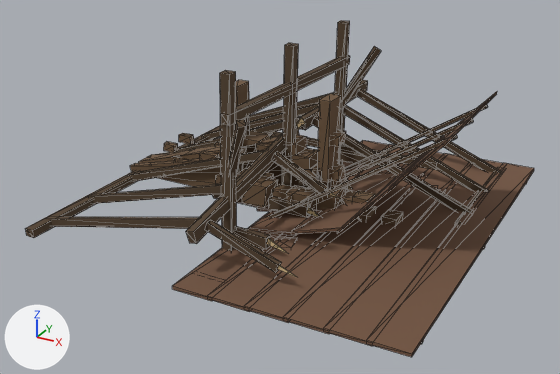
An edit to the glTF model assets/architecture/farm/SM_Farm_Ruins.glb, drawn before and after from the same camera.
Camera for both pictures: a 50 mm lens placed at (5.92, -11.0, 5.78), pointed at (0.16, -0.52, 0.54). Arrows for +X, +Y and +Z are at lower left; the lights stay in place. The older version comes first. Mesh edges are drawn as thin lines. Vertices at exactly the same position are counted once.

Script lines for the objects in view, before the commit:
```python
me_sm_farm_gablebreak = bpy.data.meshes.new('SM_Farm_GableBreak')
me_sm_farm_gablebreak.from_pydata(...)  # 206 vertices, 328 faces; spans x -3.21..2.11, y -0.34..0.34, z 0.0..1.25
me_sm_farm_gablebreak.materials.append(mat_mat_farm_stone)  # brown #6e563e
me_sm_farm_jamb_door = bpy.data.meshes.new('SM_Farm_Jamb_Door')
me_sm_farm_jamb_door.from_pydata(...)  # 72 vertices, 108 faces; spans x -1.13..1.13, y -0.42..0.1, z 0.0..2.1
me_sm_farm_jamb_door.materials.append(mat_mat_farm_stone)  # brown #6e563e
me_sm_farm_truss = bpy.data.meshes.new('SM_Farm_Truss')
me_sm_farm_truss.from_pydata(...)  # 148 vertices, 212 faces; spans x -3.08..3.08, y -3.15..3.35, z 0.0..1.43
# faces by material slot: [192, 20]
me_sm_farm_truss.materials.append(mat_mat_farm_wood)  # brown #54422f
me_sm_farm_truss.materials.append(mat_mat_farm_brokenwood)  # brown #b89e75
ob_sm_farm_gablebreak = bpy.data.objects.new('SM_Farm_GableBreak', me_sm_farm_gablebreak)
ob_sm_farm_gablebreak.location = (0.0, 0.0, 0.0)
ob_sm_farm_jamb_door = bpy.data.objects.new('SM_Farm_Jamb_Door', me_sm_farm_jamb_door)
ob_sm_farm_jamb_door.location = (0.0, 0.0, 0.0)
ob_sm_farm_truss = bpy.data.objects.new('SM_Farm_Truss', me_sm_farm_truss)
ob_sm_farm_truss.location = (0.0, 0.0, 0.0)
# also in view: 'SM_Farm_Rubble_Wall' at (-0.07, 0.0, 0.31); 'SM_Farm_RoofPan_Intact' at (1.77, 0.0, 0.07); 'SM_Farm_WallStub_East' at (-0.08, 0.02, 0.57); 'SM_Farm_RoofPan_Fallen' at (1.58, 0.02, 1.08); 'SM_Farm_JoistStubs' at (0.59, -0.02, 0.2)
```
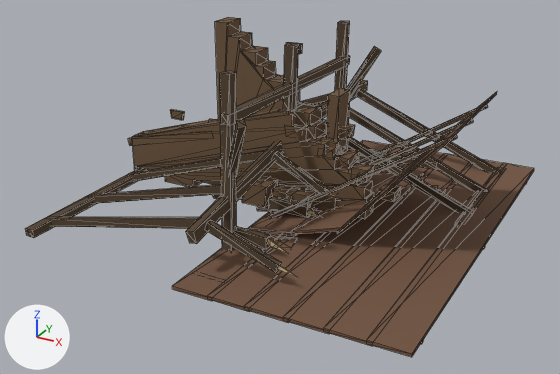
Boxes (x1, y1, x2, y2) around the edits, measured in the pictures (560 x 374 px; the box of a moved part takes in the faces that stretch with it):
'SM_Farm_GableBreak', reshaped (19% taller): before (130, 133, 403, 226); after (128, 108, 401, 219)
'SM_Farm_WallBreak_North', added (brown): after (215, 17, 359, 169)
'SM_Farm_Jamb_Door', reshaped: before (236, 80, 346, 207); after (327, 88, 355, 149)
part 1 of me_sm_farm_gablebreak, moved or reshaped: before (130, 159, 211, 171); after (128, 130, 213, 146)
part 2 of me_sm_farm_gablebreak, moved or reshaped (not visible afterwards): before (199, 150, 219, 160)
part 3 of me_sm_farm_gablebreak, moved or reshaped (not visible before): after (170, 109, 185, 120)
part 4 of me_sm_farm_gablebreak, moved or reshaped (not visible afterwards): before (216, 174, 221, 184)
part 5 of me_sm_farm_gablebreak, moved or reshaped: before (331, 180, 339, 188); after (325, 147, 339, 157)
part 6 of me_sm_farm_gablebreak, moved or reshaped: before (352, 191, 375, 211); after (352, 163, 374, 182)
part 7 of me_sm_farm_gablebreak, moved or reshaped: before (381, 210, 403, 226); after (379, 184, 401, 202)
part 8 of me_sm_farm_gablebreak, rebuilt (27% taller): before (139, 134, 376, 221); after (132, 108, 374, 219)
part 9 of me_sm_farm_gablebreak, deleted: before (164, 133, 270, 162)
part 10 of me_sm_farm_jamb_door, moved or reshaped (not visible afterwards): before (236, 80, 250, 173)
part 11 of me_sm_farm_jamb_door, moved or reshaped: before (317, 94, 341, 190); after (327, 88, 350, 149)
part 12 of me_sm_farm_jamb_door, moved or reshaped (not visible afterwards): before (330, 164, 345, 182)
part 13 of me_sm_farm_jamb_door, moved or reshaped: before (331, 130, 346, 146); after (340, 124, 355, 140)
part 14 of me_sm_farm_jamb_door, moved or reshaped (not visible afterwards): before (236, 197, 258, 207)

Diff of the bpy script that builds the scene:
```diff
--- a/assets/architecture/farm/SM_Farm_Ruins.glb.py
+++ b/assets/architecture/farm/SM_Farm_Ruins.glb.py
@@ me_sm_farm_gablebreak @@
-me_sm_farm_gablebreak.from_pydata(...)  # 206 vertices, 328 faces; spans x -3.21..2.11, y -0.34..0.34, z 0.0..1.25
+me_sm_farm_gablebreak.from_pydata(...)  # 180 vertices, 304 faces; spans x -3.21..2.11, y -0.34..0.03, z 0.0..1.8
+# me_sm_farm_gablebreak part 1: the loose piece of 8 vertices spanning x -3.21..-1.26, y -0.34..-0.18, z 0.06..0.69 is moved by (0.0, 0.0, 0.55)
+# me_sm_farm_gablebreak part 2: the loose piece of 8 vertices spanning x -1.62..-1.25, y -0.31..-0.19, z 0.57..0.76 is scaled about its middle by (0.831, 0.452, 0.863), then moved by (0.6, 0.25, 0.79)
+# me_sm_farm_gablebreak part 3: the loose piece of 8 vertices spanning x -2.81..-2.43, y -0.3..-0.18, z 0.07..0.29 is scaled about its middle by (0.808, 0.453, 0.743), then moved by (0.34, 0.24, 1.08)
+# me_sm_farm_gablebreak part 4: the loose piece of 8 vertices spanning x -1.3..-0.95, y -0.31..-0.18, z 0.19..0.38 is scaled about its middle by (0.759, 0.449, 0.794), then moved by (0.81, 0.25, 1.33)
+# me_sm_farm_gablebreak part 5: the loose piece of 8 vertices spanning x 0.74..1.03, y -0.24..0.06, z 0.57..0.74 is scaled about its middle by (1, 0.867, 1), then moved by (0.0, -0.1, 0.55)
+# me_sm_farm_gablebreak part 6: the loose piece of 8 vertices spanning x 1.33..1.63, y -0.23..0.08, z 0.29..0.5 is scaled about its middle by (1, 0.867, 1), then moved by (0.0, -0.1, 0.55)
+# me_sm_farm_gablebreak part 7: the loose piece of 8 vertices spanning x 1.84..2.11, y -0.16..0.17, z 0.06..0.23 is scaled about its middle by (1, 0.867, 1), then moved by (0.0, -0.18, 0.55)
+# me_sm_farm_gablebreak part 8: the loose piece of 46 vertices spanning x -3.1..1.63, y -0.2..0.2, z 0.0..1.25 is rebuilt with 76 vertices and now spans x -3.1..1.63, y -0.34..0.0, z 0.0..1.8
+# me_sm_farm_gablebreak part 9: 8 loose pieces with 64 vertices, spanning x -2.81..-0.18, y -0.31..0.31, z 0.07..1.13, are deleted
+# other edits to the shape of me_sm_farm_gablebreak do not show in these pictures
 me_sm_farm_gablebreak.materials.append(mat_mat_farm_stone)
@@ me_sm_farm_jamb_door @@
-me_sm_farm_jamb_door.from_pydata(...)  # 72 vertices, 108 faces; spans x -1.13..1.13, y -0.42..0.1, z 0.0..2.1
+me_sm_farm_jamb_door.from_pydata(...)  # 72 vertices, 108 faces; spans x -1.13..1.13, y -0.02..0.5, z 0.0..2.1
+# me_sm_farm_jamb_door part 10: the loose piece of 8 vertices spanning x -0.96..-0.76, y -0.34..0.04, z 0.0..2.1 is scaled about its middle by (1, 1.16, 1), then moved by (0.0, 0.35, 0.0)
+# me_sm_farm_jamb_door part 11: the loose piece of 8 vertices spanning x 0.76..0.96, y -0.34..0.04, z 0.0..2.1 is scaled about its middle by (1, 1.16, 1), then moved by (0.0, 0.35, 0.0)
+# me_sm_farm_jamb_door part 12: the loose piece of 8 vertices spanning x 0.79..1.13, y -0.26..-0.01, z 0.73..0.94 is moved by (0.0, 0.35, 0.0)
+# me_sm_farm_jamb_door part 13: the loose piece of 8 vertices spanning x 0.8..1.11, y -0.26..-0.01, z 1.35..1.54 is moved by (0.0, 0.35, 0.0)
+# me_sm_farm_jamb_door part 14: the loose piece of 8 vertices spanning x -0.94..0.94, y -0.42..0.1, z 0.0..0.15 is moved by (0.0, 0.4, 0.0)
+# other edits to the shape of me_sm_farm_jamb_door do not show in these pictures
 me_sm_farm_jamb_door.materials.append(mat_mat_farm_stone)
@@ ob_sm_farm_wallbreak_north @@
+ob_sm_farm_wallbreak_north = bpy.data.objects.new('SM_Farm_WallBreak_North', me_sm_farm_wallbreak_north)  # 138 vertices, 232 faces; spans x -1.25..1.35, y -0.29..0.26, z 0.0..3.12; in mat_mat_farm_stone (brown #6e563e)
+ob_sm_farm_wallbreak_north.location = (0.0, 0.0, 0.0)
```
